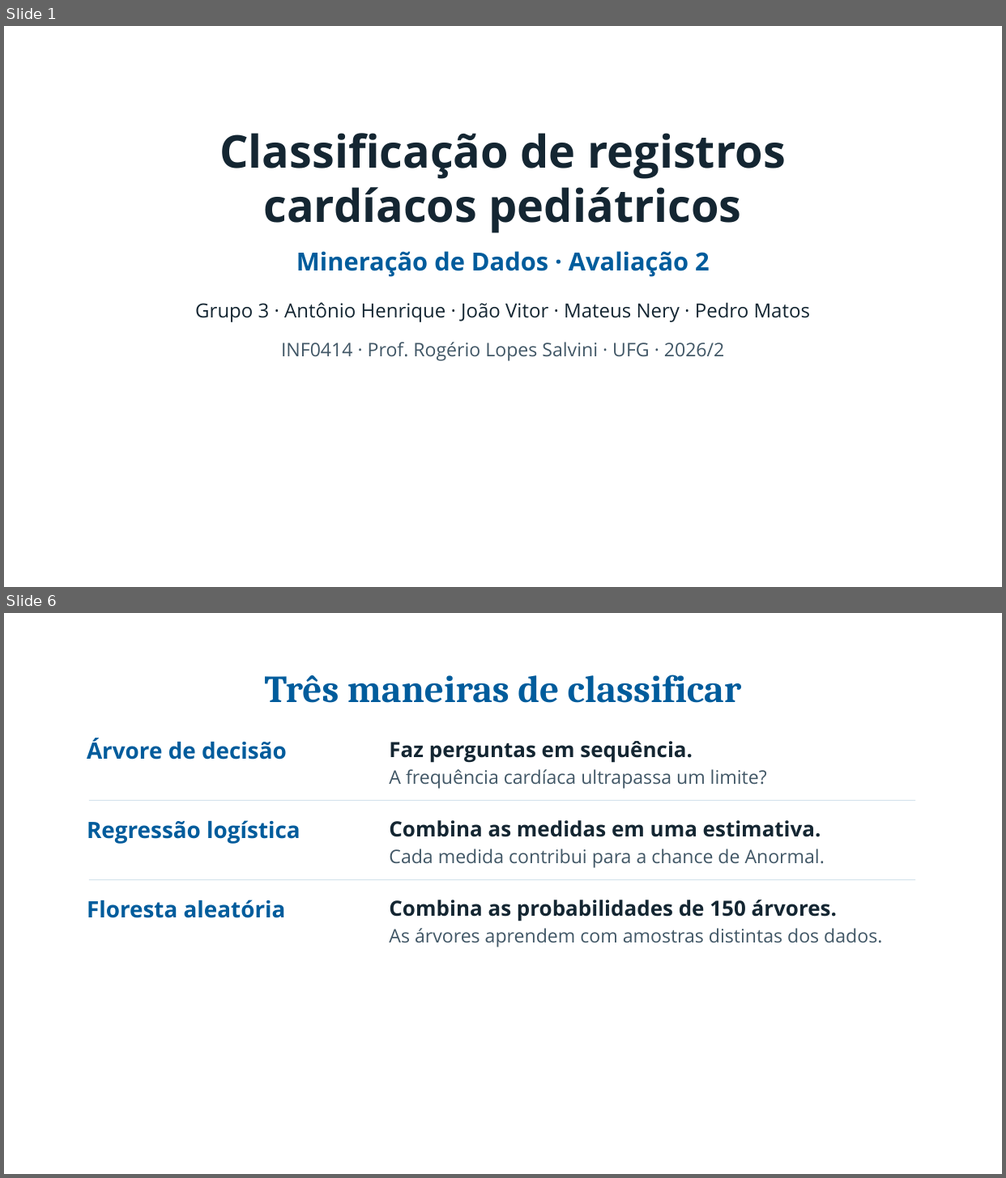
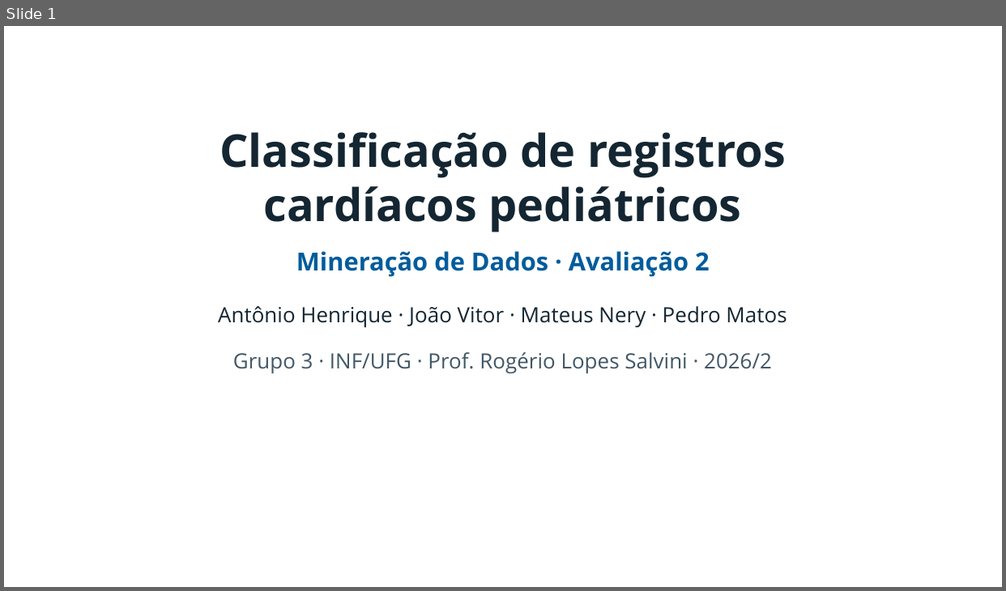
Before and after one commit to pedroafm06/Data-Mining, a slide deck: presentation/a2_inf/output/Apresentacao_A2_INF.pptx. Shown one above the other, each under a label of ours: slides 1 and 6 before the commit, slide 1 after it; the slides between them are not shown. The pictures are 1006x1178 and 1006x591 pixels, drawn with LibreOffice and Linux fonts; fonts in the diff are those of the drawing; background and template pictures are left out. Boxes give left, top, right and bottom in pixels: in the first picture for what was removed or moved away, otherwise in the second. Text is boxed around its words. In the diff, an @@ line names an element or a change of style, - is before the commit and + after.

```diff
--- a/presentation/a2_inf/output/Apresentacao_A2_INF.pptx
+++ b/presentation/a2_inf/output/Apresentacao_A2_INF.pptx
@@ slide 6 removed at box(4, 613, 1002, 1174), background picture (left out) @@
@@ text removed at box(265, 675, 741, 703) @@
-Três maneiras de classificar
@@ text removed at box(87, 738, 287, 760) @@
-Árvore de decisão
@@ text removed at box(389, 741, 692, 763) @@
-Faz perguntas em sequência.
@@ text removed at box(389, 769, 767, 789) @@
-A frequência cardíaca ultrapassa um limite?
@@ rectangle removed at box(89, 800, 916, 801) @@
@@ text removed at box(87, 820, 300, 844) @@
-Regressão logística
@@ text removed at box(389, 820, 821, 837) @@
-Combina as medidas em uma estimativa.
@@ text removed at box(389, 849, 825, 868) @@
-Cada medida contribui para a chance de Anormal.
@@ rectangle removed at box(89, 879, 916, 880) @@
@@ text removed at box(87, 900, 286, 918) @@
-Floresta aleatória
@@ text removed at box(389, 900, 837, 922) @@
-Combina as probabilidades de 150 árvores.
@@ text removed at box(389, 928, 882, 948) @@
-As árvores aprendem com amostras distintas dos dados.
@@ text removed at box(37, 1127, 185, 1155) @@
-06 / 16
@@ slide 1 changed as well @@
@@ text at box(218, 306, 786, 328): text changed; size 18.8 to 20.2 pt @@
-Grupo 3 · Antônio Henrique · João Vitor · Mateus Nery · Pedro Matos
+Antônio Henrique · João Vitor · Mateus Nery · Pedro Matos
@@ text at box(233, 352, 772, 374): text changed; size 18 to 20.2 pt @@
-INF0414 · Prof. Rogério Lopes Salvini · UFG · 2026/2
+Grupo 3 · INF/UFG · Prof. Rogério Lopes Salvini · 2026/2
```
Also in this commit, not shown: 6 other slides changed, 9 slides added, 8 other slides removed, 25 other files.
